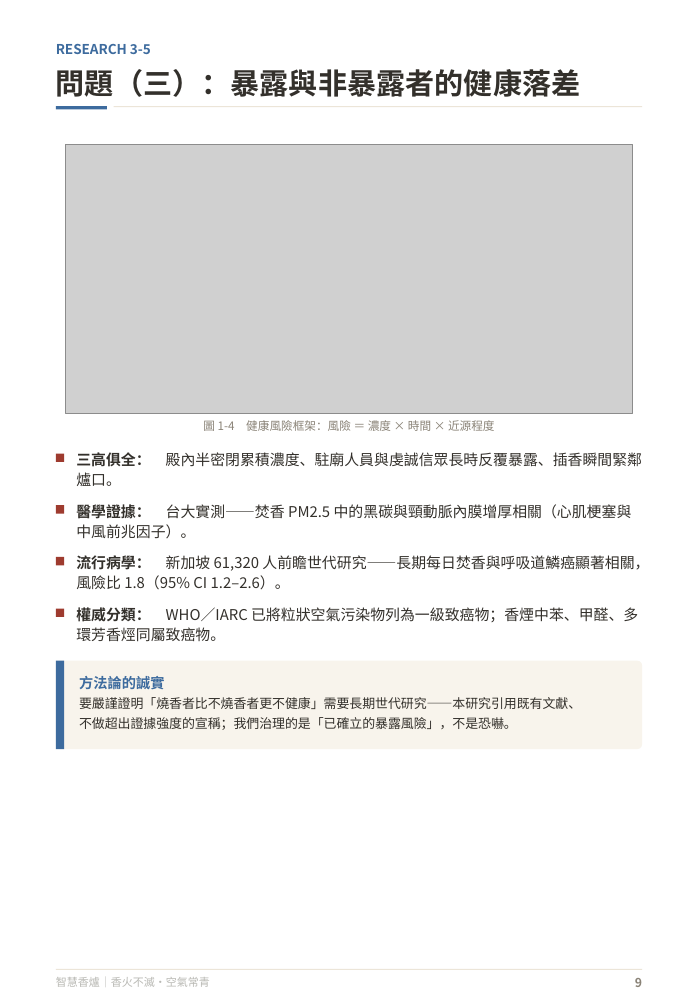
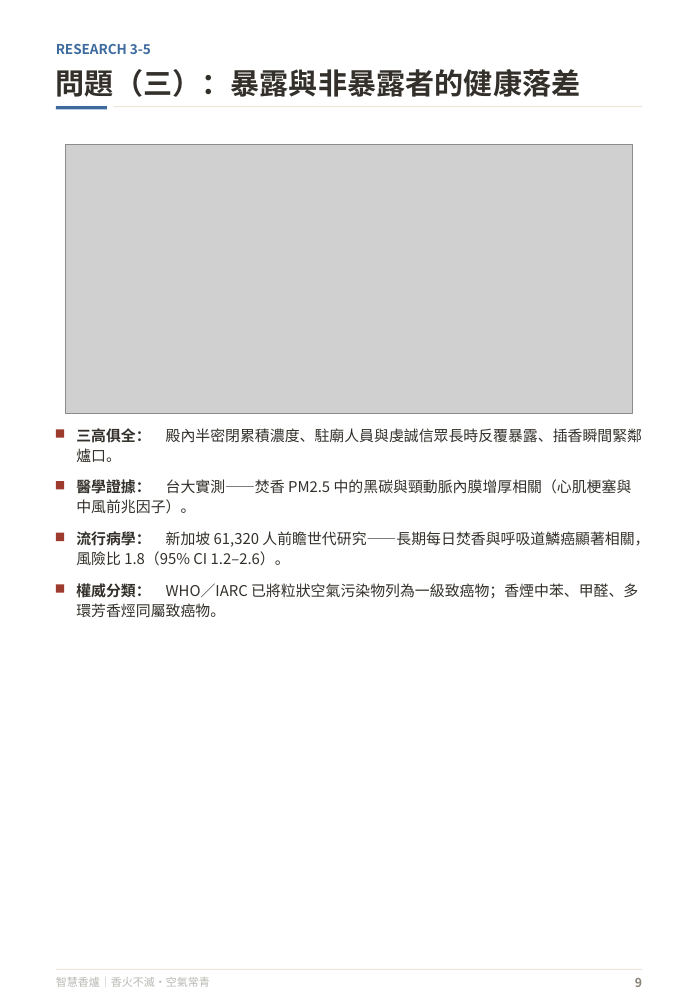
Before and after one commit to feihong9487/WRO2026, a slide deck: slide 10 of 簡報/未來新創家＿高中職組_v3.pptx. Drawn at 698x1008 pixels with LibreOffice and Linux fonts; fonts in the diff are those of the drawing; grey boxes stand for pictures. Boxes give left, top, right and bottom in pixels: in the first picture for what was removed or moved away, otherwise in the second. Text is boxed around its words. In the diff, an @@ line names an element or a change of style, - is before the commit and + after.

```diff
--- a/簡報/未來新創家＿高中職組_v3.pptx
+++ b/簡報/未來新創家＿高中職組_v3.pptx
@@ text removed at [203,420,495,431] @@
-圖 1-4 健康風險框架：風險 ＝ 濃度 × 時間 × 近源程度
@@ 4 texts, 4 rectangles: place and size @@
-4 texts, 4 rectangles at [56,452,649,642]
+4 texts, 4 rectangles at [56,428,649,618]
@@ rounded rectangle removed at [56,661,642,749] @@
@@ rectangle removed at [56,661,64,749] @@
@@ text removed at [79,676,581,730] @@
-方法論的誠實
-要嚴謹證明「燒香者比不燒香者更不健康」需要長期世代研究——本研究引用既有文獻、
-不做超出證據強度的宣稱；我們治理的是「已確立的暴露風險」，不是恐嚇。
```
Also in this commit, not shown: 18 other slides changed, 5 other files.
